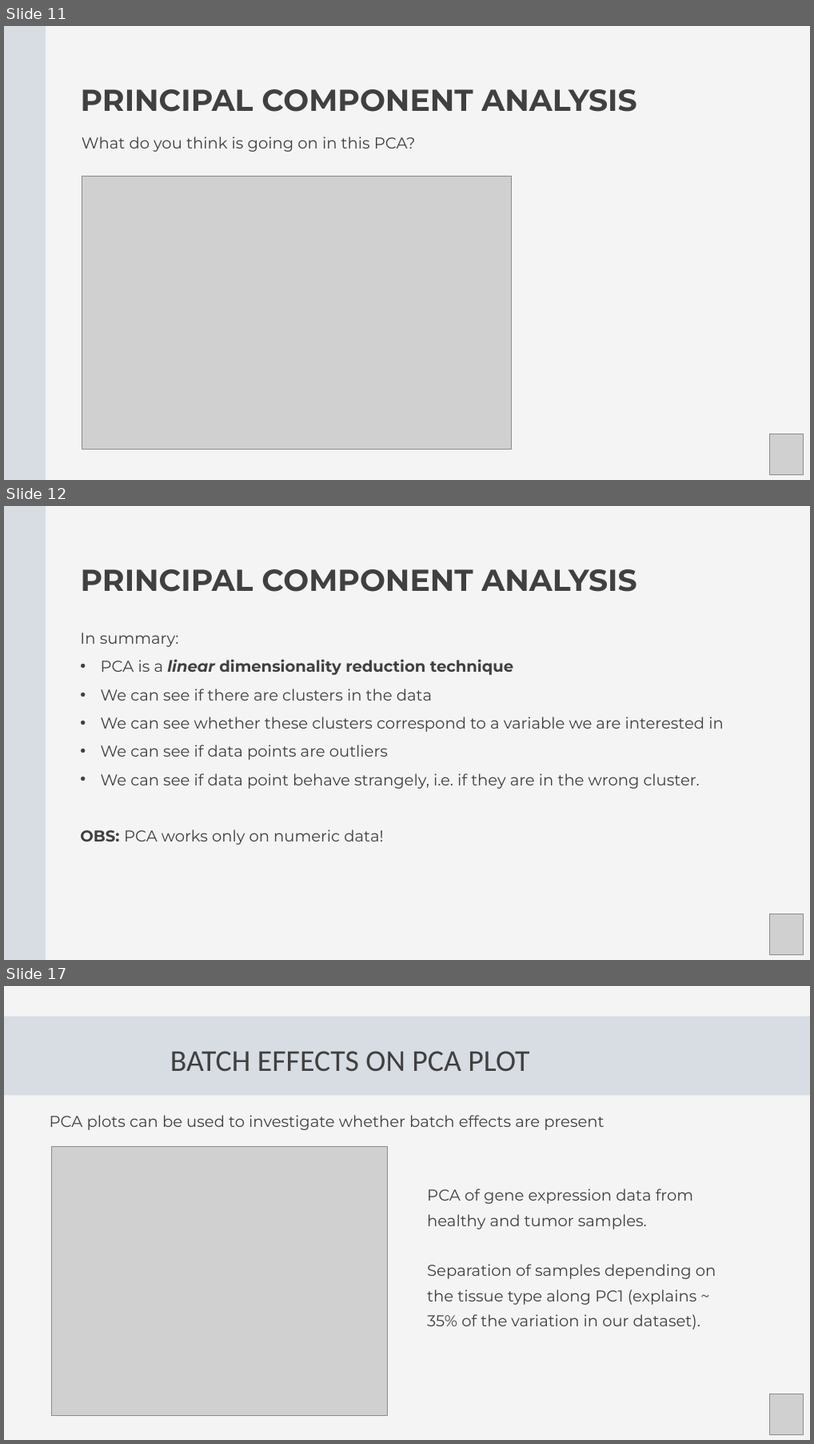
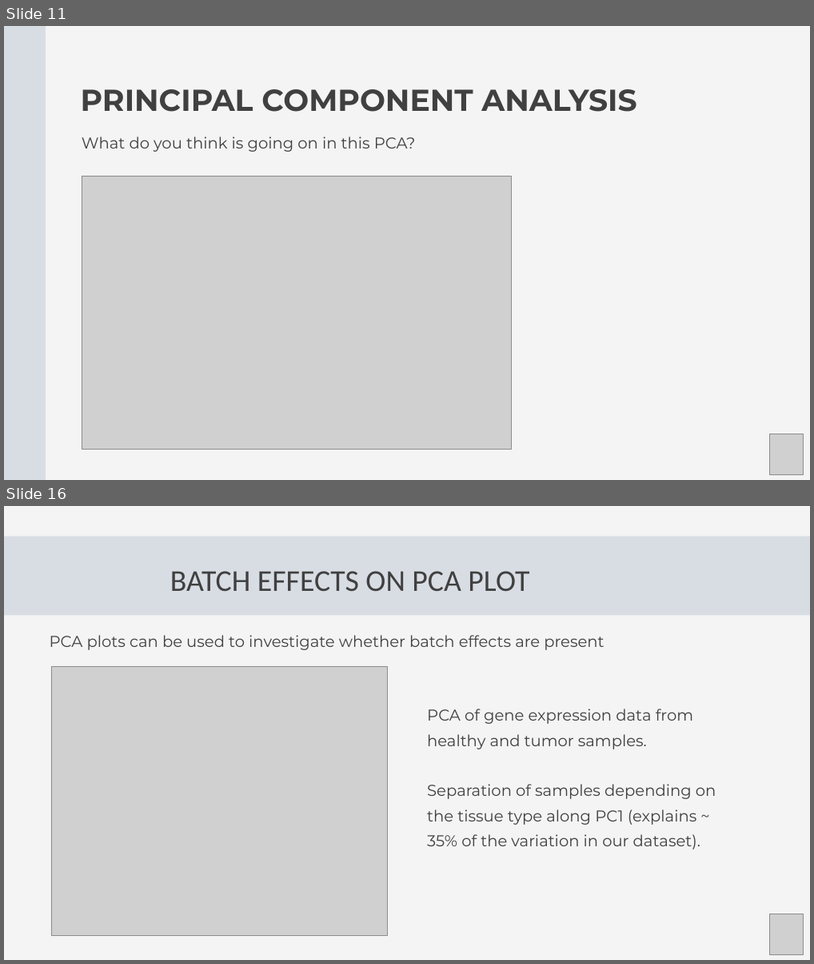
Before and after one commit to Center-for-Health-Data-Science/Foundations-of-Health-Data-Science, a slide deck: Slides/FHDS_Exploratory_Data_Analysis_Part2.pptx. Shown one above the other, each under a label of ours: slides 11, 12 and 17 before the commit, slides 11 and 16 after it; the slides between them are not shown. The pictures are 814x1444 and 814x964 pixels, drawn with LibreOffice and Linux fonts; fonts in the diff are those of the drawing; grey boxes stand for pictures. Boxes give left, top, right and bottom in pixels: in the first picture for what was removed or moved away, otherwise in the second. Text is boxed around its words. In the diff, an @@ line names an element or a change of style, - is before the commit and + after.

```diff
--- a/Slides/FHDS_Exploratory_Data_Analysis_Part2.pptx
+++ b/Slides/FHDS_Exploratory_Data_Analysis_Part2.pptx
@@ slide 12 removed at (x1=4, y1=506, x2=810, y2=960), background #F4F4F4 @@
@@ freeform shape removed at (x1=4, y1=506, x2=46, y2=960) @@
@@ text removed at (x1=81, y1=569, x2=637, y2=592) @@
-PRINCIPAL COMPONENT ANALYSIS
@@ text removed at (x1=80, y1=632, x2=724, y2=844) @@
-In summary:
-• PCA is a linear dimensionality reduction technique
-• We can see if there are clusters in the data
-• We can see whether these clusters correspond to a variable we are interested in
-• We can see if data points are outliers
-• We can see if data point behave strangely, i.e. if they are in the wrong cluster.
-OBS: PCA works only on numeric data!
@@ picture removed at (x1=770, y1=914, x2=803, y2=954) @@
@@ what was slide 17 is now slide 16 @@
```
Also in this commit, not shown: 4 slides changed, 3 slides added, 6 other slides removed, 2 other files.
